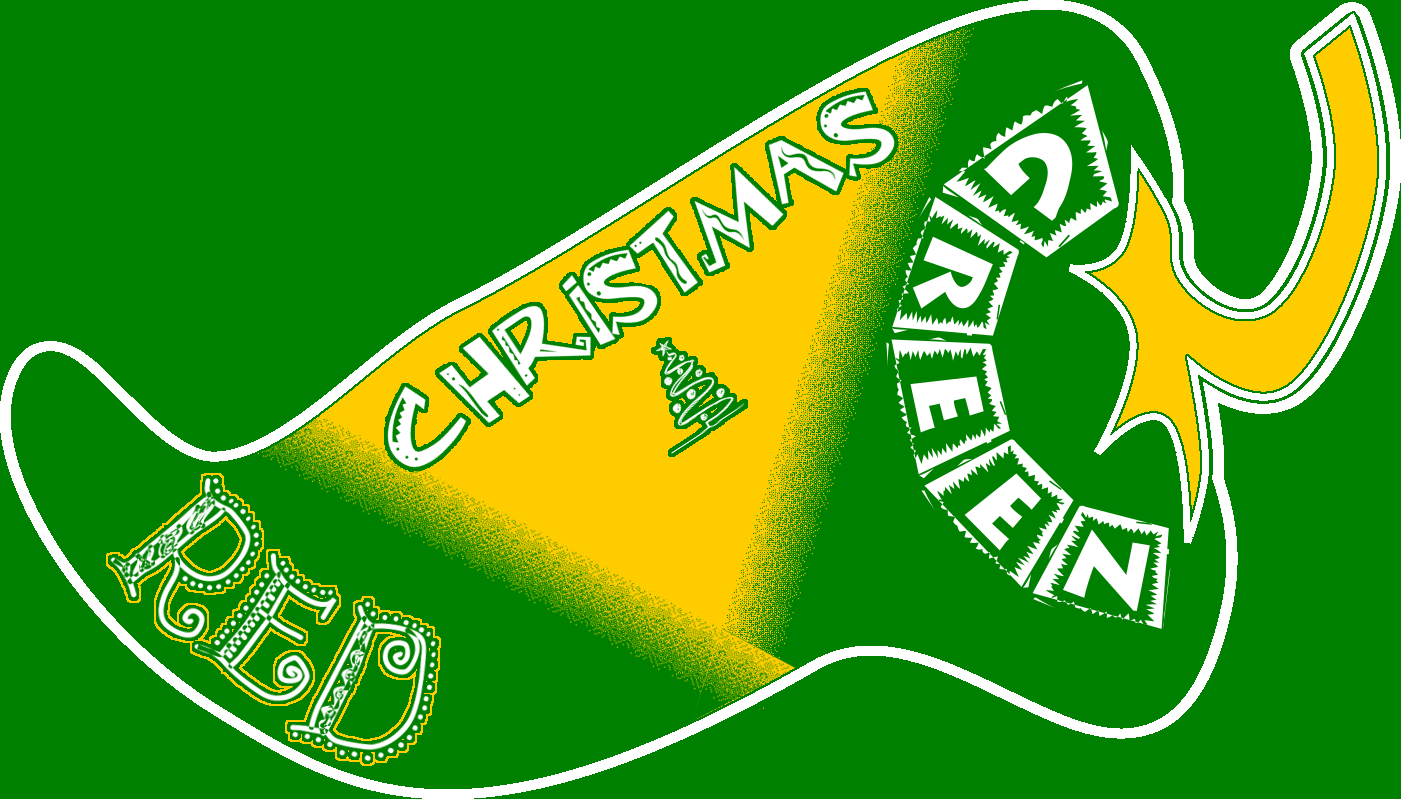
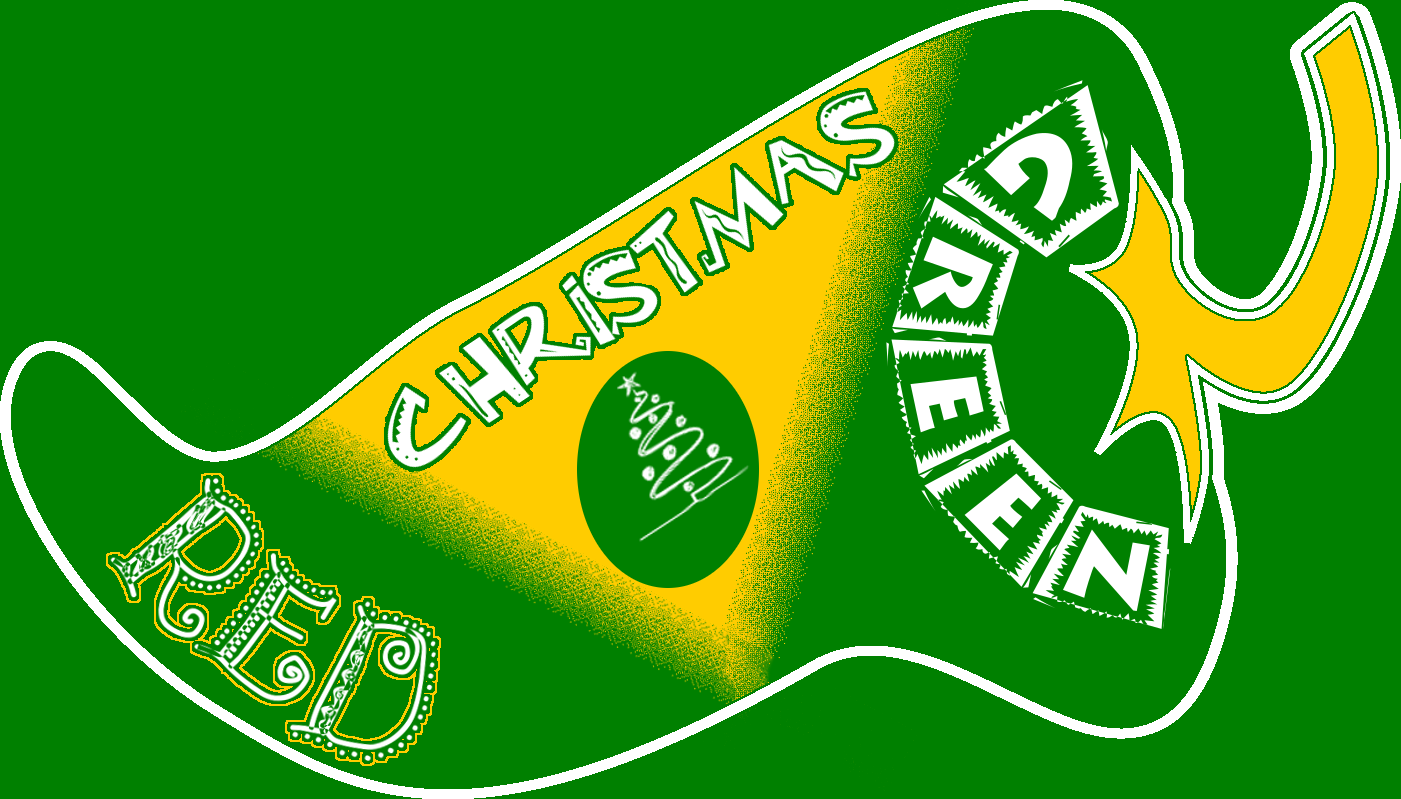
Comparing the layer stacks of the two 1401 x 799 images. Changes:
added layer "K #2" above "K #3" over [616, 371, 750, 543]
added layer "K #3" above "K" over [577, 351, 759, 588]
hid "K", painted on it over [654, 340, 745, 454]
hid "K #1", painted on it over [623, 337, 759, 516]
painted on "Pasted Layer #5" over [692, 607, 796, 721]
painted on "Pasted Layer #4" over [697, 631, 793, 703]
